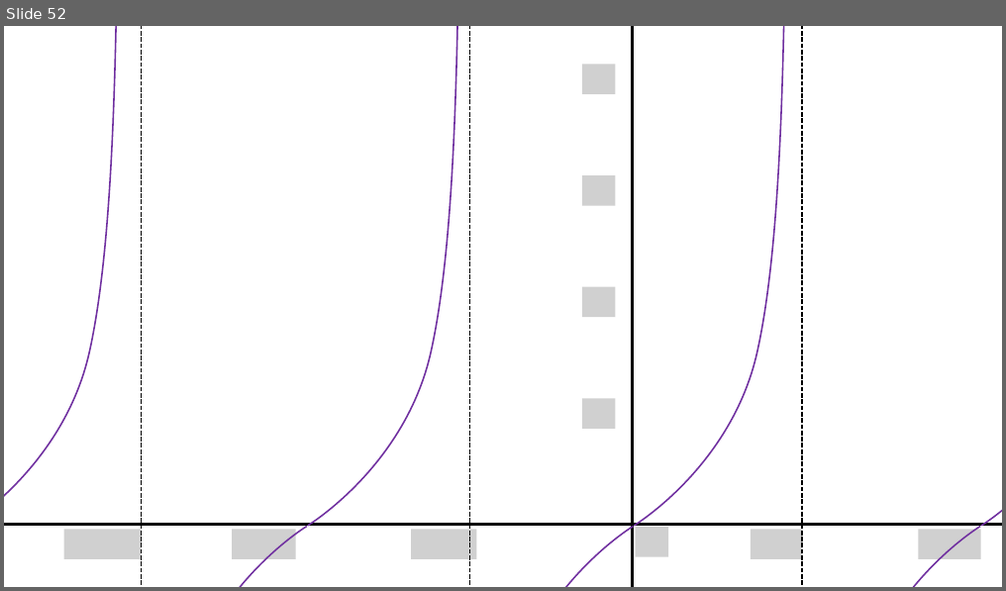
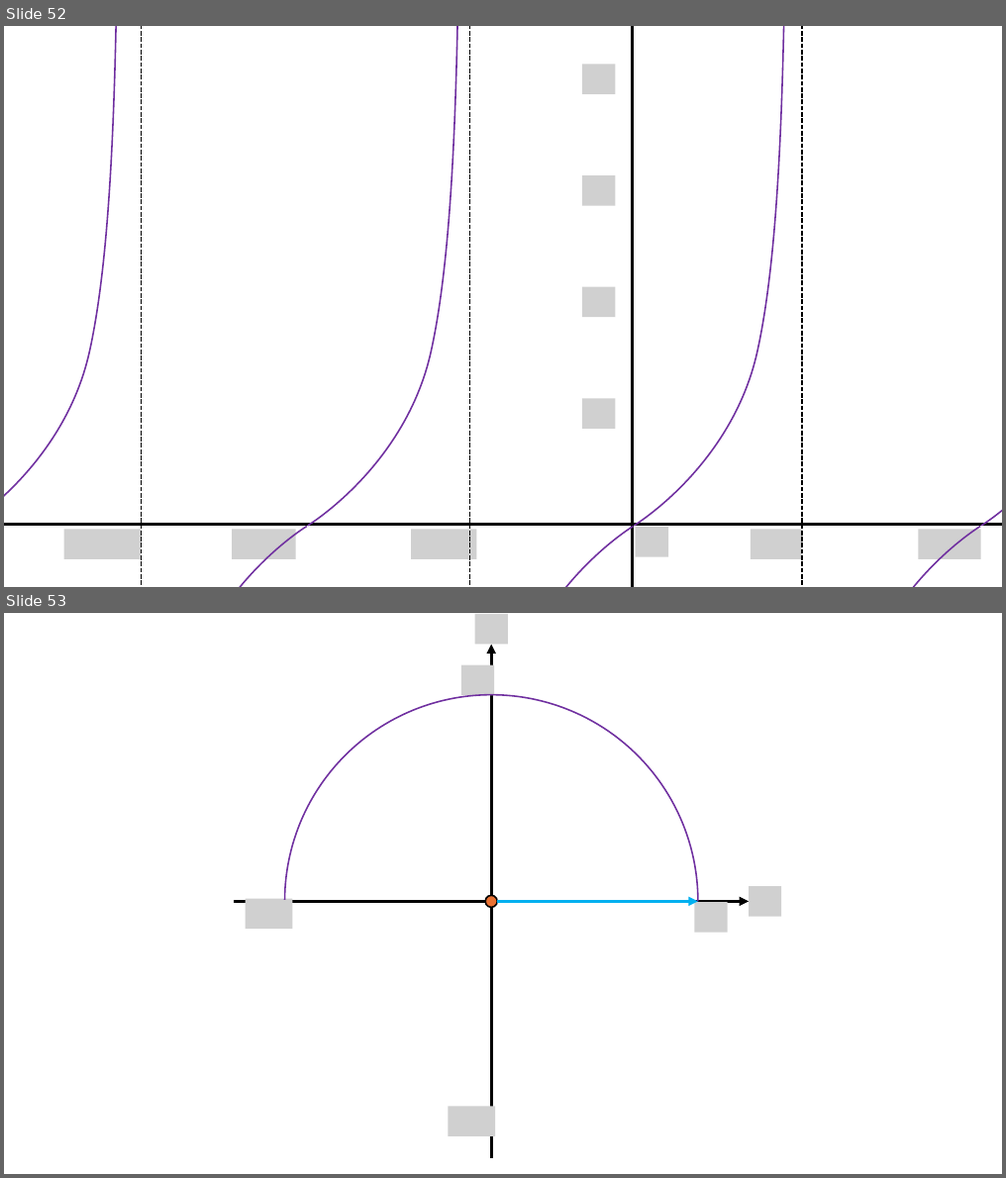
Before and after one commit to corn1200/GameMath-example, a slide deck: img/그림.pptx. Shown one above the other, each under a label of ours: slide 52 before the commit, slides 52 and 53 after it. The pictures are 1006x591 and 1006x1178 pixels, drawn with LibreOffice and Linux fonts; fonts in the diff are those of the drawing; grey boxes stand for pictures; background and template pictures are left out. Boxes give left, top, right and bottom in pixels: in the first picture for what was removed or moved away, otherwise in the second. Text is boxed around its words. In the diff, an @@ line names an element or a change of style, - is before the commit and + after.

```diff
--- a/img/그림.pptx
+++ b/img/그림.pptx
@@ slide 53 added at bbox=[4, 613, 1002, 1174], background #FFFFFF @@
@@ picture added at bbox=[475, 614, 508, 644] @@
@@ picture added at bbox=[461, 665, 494, 695] @@
@@ arrow added from (491, 1158) to (491, 645), #000000 3 pt @@
@@ arc (boxed as its full ellipse) added at bbox=[285, 694, 698, 1108], outline #7030A0 1.5 pt @@
@@ arrow added from (234, 901) to (748, 901), #000000 3 pt @@
@@ picture added at bbox=[245, 899, 292, 929] @@
@@ ellipse added at bbox=[485, 895, 497, 907], fill #E97132, outline #000000 1.5 pt @@
@@ arrow added from (497, 901) to (698, 901), #00B0F0 3 pt @@
@@ picture added at bbox=[694, 903, 727, 933] @@
@@ picture added at bbox=[748, 886, 782, 916] @@
@@ picture added at bbox=[448, 1106, 495, 1137] @@
```
Also in this commit, not shown: 3 other slides added, 5 other files.
